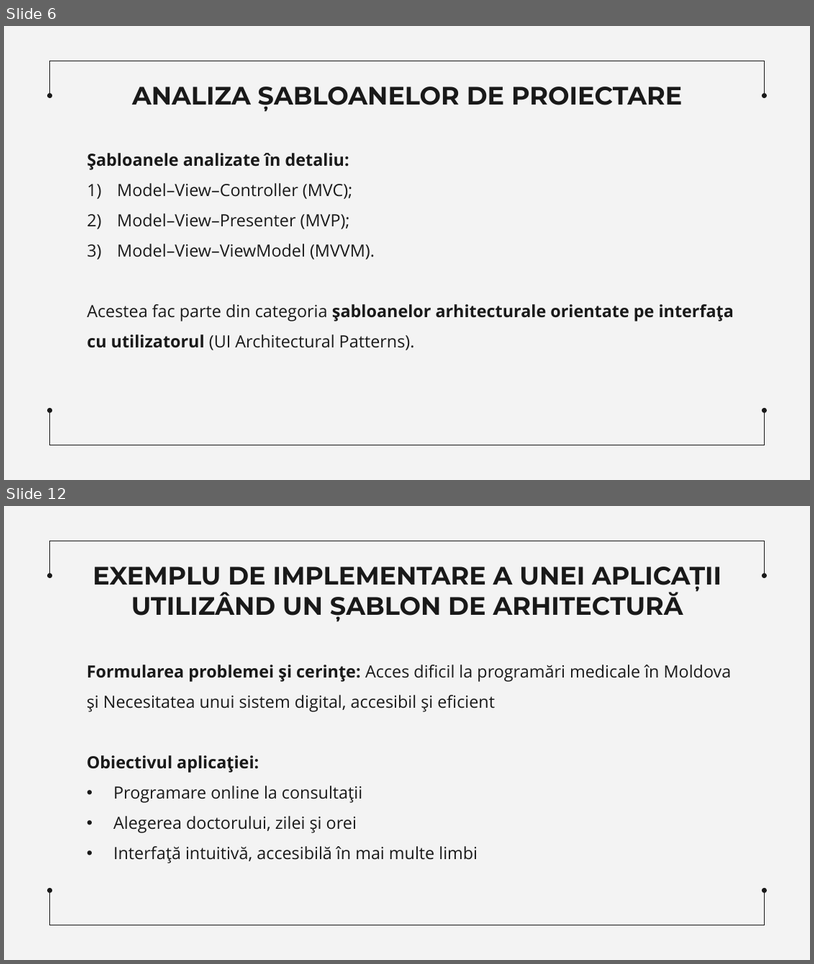
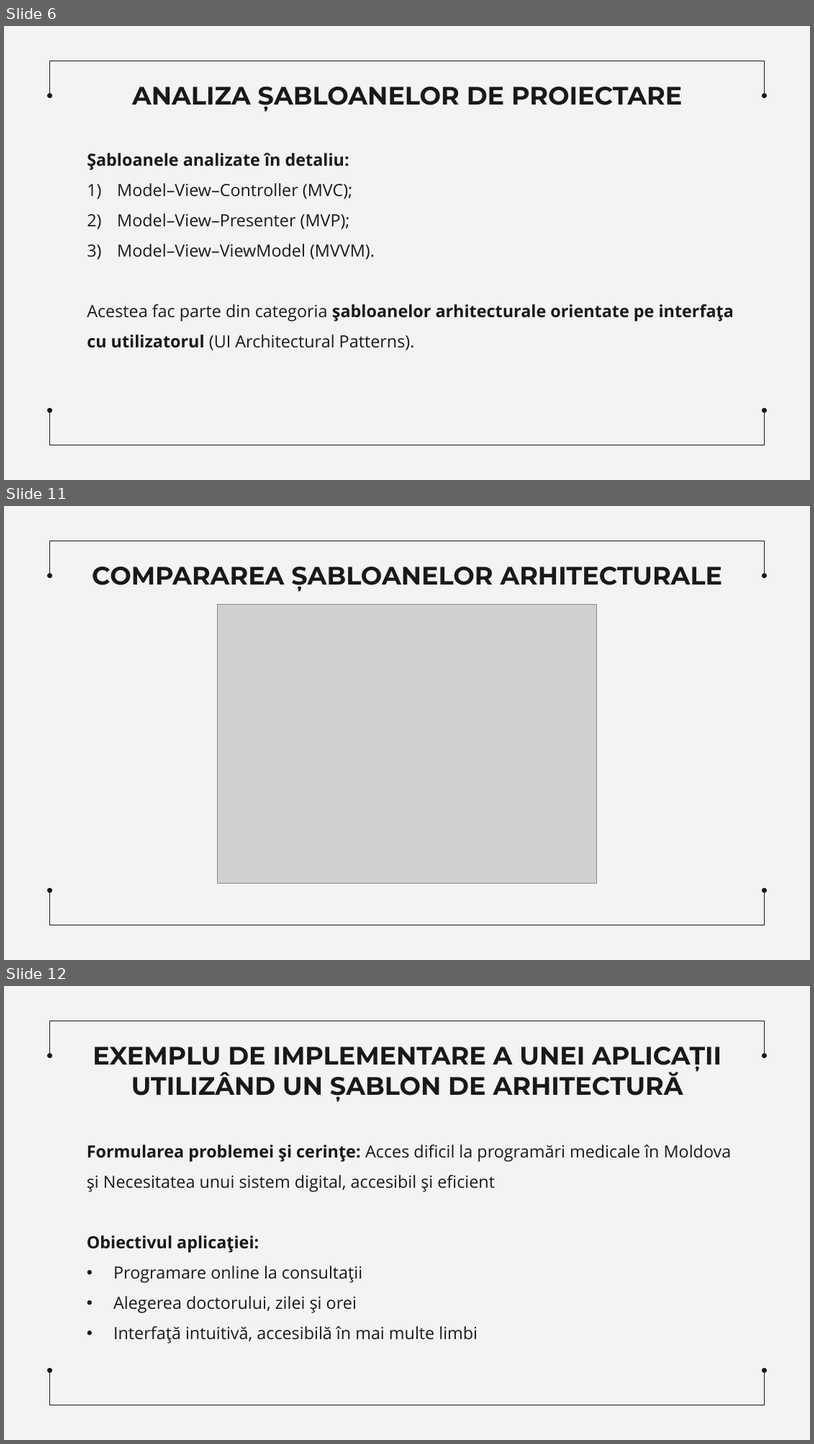
Before and after one commit to DoroganVadim/Teza-de-licenta, a slide deck: Dorogan_Vadim_Teză_de_Licență(prezentare).pptx. Shown one above the other, each under a label of ours: slides 6 and 12 before the commit, slides 6, 11 and 12 after it; the slides between them are not shown. The pictures are 814x964 and 814x1444 pixels, drawn with LibreOffice and Linux fonts; fonts in the diff are those of the drawing; grey boxes stand for pictures. Boxes give left, top, right and bottom in pixels: in the first picture for what was removed or moved away, otherwise in the second. Text is boxed around its words. In the diff, an @@ line names an element or a change of style, - is before the commit and + after.

```diff
--- a/Dorogan_Vadim_Teză_de_Licență(prezentare).pptx
+++ b/Dorogan_Vadim_Teză_de_Licență(prezentare).pptx
@@ slide 11 added at <box>4,506,810,960</box>, background #F3F3F3; not listed: 6 template elements that a slide beside it also shows @@
@@ title added at <box>92,566,723,591</box>, 30 pt, text #191919, bold @@
+COMPARAREA ȘABLOANELOR ARHITECTURALE
@@ picture added at <box>218,604,597,883</box> @@
```
Also in this commit, not shown: 11 slides changed, 1 slide removed, 30 other files.
